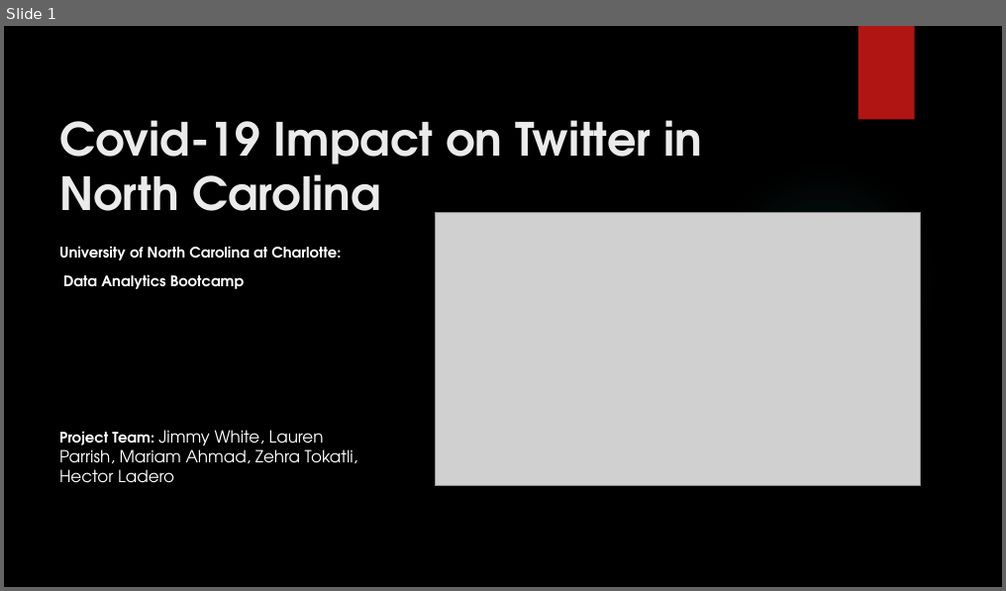
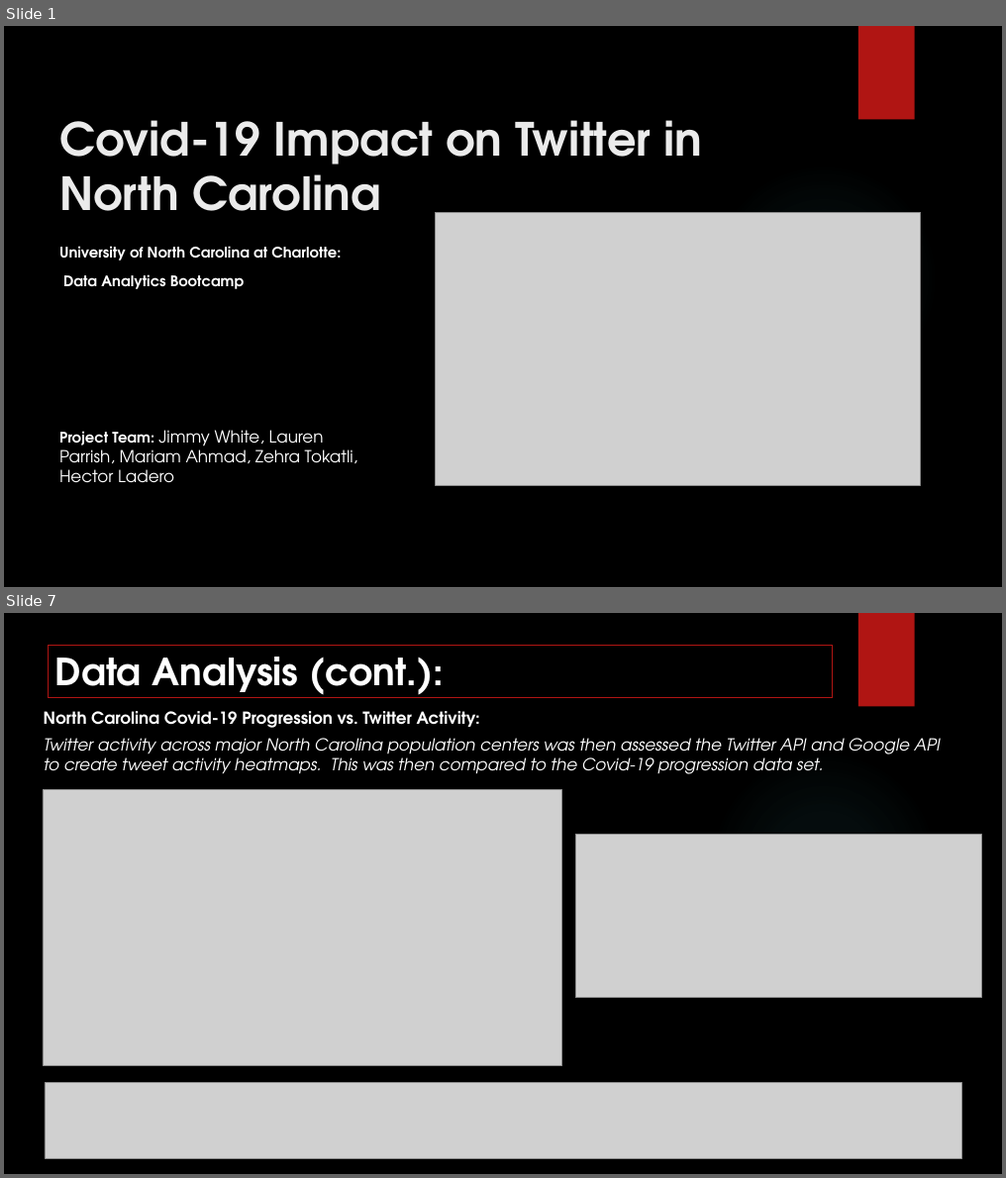
Before and after one commit to znurtokatli/COVID19TweetsDataAnalyzer, a slide deck: Cleaning/Data Analytics ProjectPres_LP_review.pptx. Shown one above the other, each under a label of ours: slide 1 before the commit, slides 1 and 7 after it; the slides between them are not shown. The pictures are 1006x591 and 1006x1178 pixels, drawn with LibreOffice and Linux fonts; fonts in the diff are those of the drawing; grey boxes stand for pictures; background and template pictures are left out. Boxes give left, top, right and bottom in pixels: in the first picture for what was removed or moved away, otherwise in the second. Text is boxed around its words. In the diff, an @@ line names an element or a change of style, - is before the commit and + after.

Commit message:
Updated presentation reflecting heatmaps

```diff
--- a/Cleaning/Data Analytics ProjectPres_LP_review.pptx
+++ b/Cleaning/Data Analytics ProjectPres_LP_review.pptx
@@ slide 7 added at (4,613,1002,1174), background picture (left out); not listed: 2 template elements that a slide beside it also shows @@
@@ rectangle added at (48,645,833,697), outline #B01513 0.75 pt, 36 pt, text #FFFFFF, bold @@
+Data Analysis (cont.):
@@ text added at (44,711,480,728), 16 pt, text #FFFFFF, bold @@
+North Carolina Covid-19 Progression vs. Twitter Activity:
@@ text added at (44,738,940,774), 16 pt, text #FFFFFF, italic @@
+Twitter activity across major North Carolina population centers was then assessed the Twitter API and Google API to create tweet activity heatmaps. This was then compared to the Covid-19 progression data set.
@@ picture added at (43,790,562,1065) @@
@@ picture added at (576,835,982,998) @@
@@ picture added at (45,1083,961,1158) @@
```
Also in this commit, not shown: 9 slides changed, 1 other slide added, 4 slides removed.
